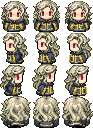
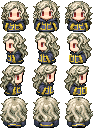
Layers edited between the first and the second 93x128 image:
removed layer "Calque 1" over [3, 96, 31, 127]
removed layer "Calque 3" over [62, 96, 90, 127]
